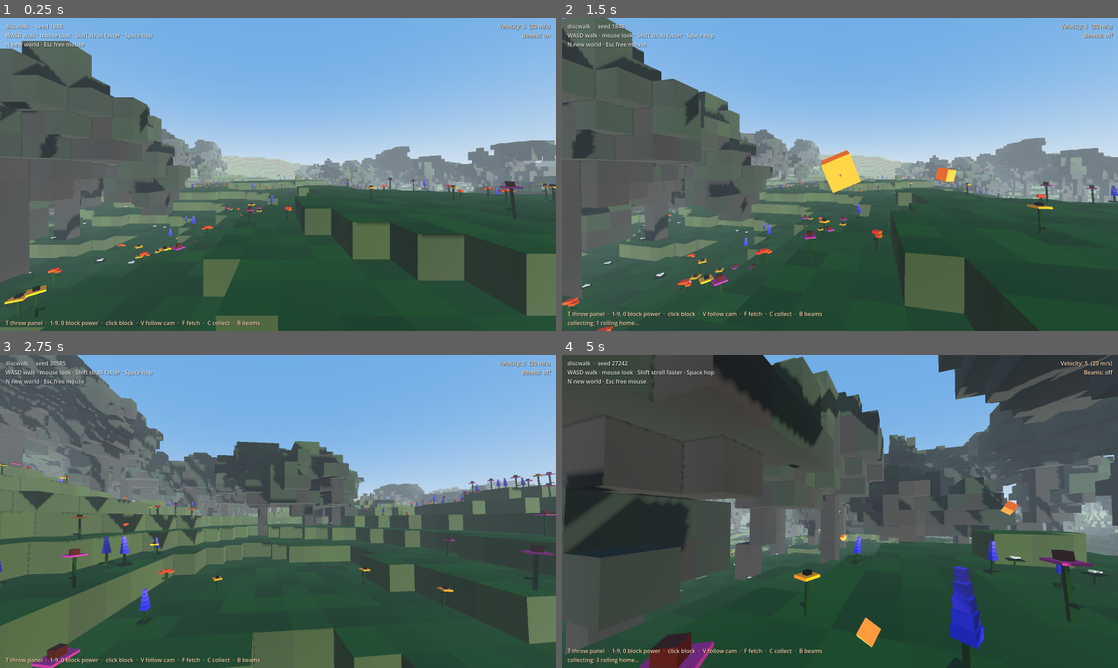
Above: before the commit, frames 1-4 (two rows, left to right).
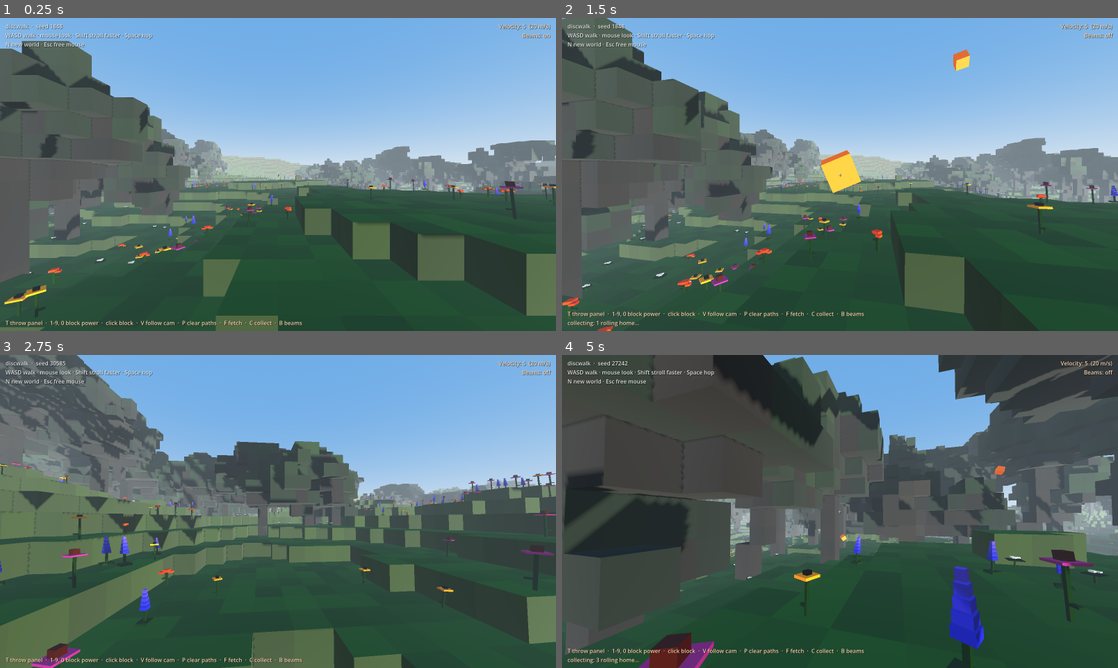
Above: after the commit, the same moments.

Repository: ghukill/discwalk
Game: Godot game, scene res://scenes/main.tscn
The game is run twice, just before and just after one commit, with the same random seed, the same clock (stepped at 60 frames per second) and the same inputs.
Inputs (mouse positions are in pixels of both pictures, inside the frame that each line leads up to):
- Up to frame 1 (0.25 s): no input
- Up to frame 2 (1.5 s): tap Enter at 0.5 s; move the mouse to (867, 174) at 0.52 s; hold B (beams) 0.53-1.28 s; hold W (move_forward) from 0.53 s (still down); click (867, 174) at 0.67 s; tap Space (jump) at 0.77 s; tap C (collect) at 0.8, 1.35 s; move the mouse to (812, 174) at 1.27 s; click (812, 174) at 1.42 s
- Up to frame 3 (2.75 s): keep holding W (move_forward); tap Space (jump) at 1.52 s; tap F (fetch) at 1.55 s; move the mouse to (289, 505) at 2.02 s; hold F (fetch) from 2.03 s (still down); click (289, 505) at 2.17 s; tap N (new_world) at 2.3 s
- Up to frame 4 (5 s): keep holding W (move_forward); move the mouse to (834, 517) at 2.77 s; release F (fetch) at 2.78 s; tap N (new_world) at 2.85 s; click (834, 517) at 2.92 s; tap Space (jump) at 3.02, 3.77, 4.52 s; tap P (clear_paths, bound only after the commit) at 3.05 s; move the mouse to (878, 514) at 3.52 s; hold P (clear_paths, bound only after the commit) 3.53-4.28 s; click (878, 514) at 3.67 s; tap B (beams) at 3.8, 4.35 s; move the mouse to (795, 508) at 4.27 s; click (795, 508) at 4.42 s; tap C (collect) at 4.55 s

The runs differ from the first frame. In frame 1, 0.2% of the frame differs, in the area x 33-55%, y 96-99%; in frame 2, 0.5%; in frame 3, 0.2%; in frame 4, 0.6%, in the area x 27-97%, y 0-96%.

Commit message:
paths: voxel flight trail per throw (P = fall + poof); fix: Jolt physics so discs stop falling through the ground
- paths.gd: every disc throw leaves cubes in its own colour (disc + beam
  match), smaller/dimmer for skips and rolls; kept until P. P lets each cube
  drift down, tumble, and poof (swell, whiten, fade) on the ground or water.
  New world clears instantly. Blocks leave no path.
- Bug fix: with Godot's default physics ~40% of 3 cm discs tunnelled through
  the heightmap on landing. Switched to Jolt (0/48), plus a last-resort
  rescue in disc.gd that pops a disc back above ground if it ever ends up
  under it.
- tools/landing_test.gd (48-disc stress test), tools/paths_shots.gd;
  flight_test checks paths and the P fall/poof.

Diff:
--- a/project.godot
+++ b/project.godot
@@ -18,6 +18,7 @@
 [physics]
 
 common/physics_ticks_per_second=60
+3d/physics_engine="Jolt Physics"
 
 [rendering]
 
--- a/scripts/disc.gd
+++ b/scripts/disc.gd
@@ -173,11 +173,33 @@
 			_in_water = true
 			break
 
+	v = _rescue_if_under(state, v, p, bs)
 	if collecting:
 		v = _roll_home(state, v, p, dt)
 	v = apply_aero(state, v)
 	state.linear_velocity = v
 	max_height = maxf(max_height, p.y - start.y)
+
+
+## Safety net: very rarely (about 1 throw in 50 at fine block sizes, after
+## a slow tumble out of a tree) the physics squeezes a thin disc through the
+## ground collider. If we're clearly below the ground, pop back up onto it.
+var rescues := 0
+func _rescue_if_under(state: PhysicsDirectBodyState3D, v: Vector3, p: Vector3, bs: float) -> Vector3:
+	if p.y > terrain.height_at(p.x, p.z) - bs - 0.3:
+		return v                                   # fine (or on a slope's smooth collider)
+	var q := PhysicsRayQueryParameters3D.create(Vector3(p.x, p.y + 60.0, p.z), Vector3(p.x, p.y - 1.0, p.z))
+	q.exclude = [get_rid()]
+	q.collide_with_areas = false
+	var hit := state.get_space_state().intersect_ray(q)
+	if hit.is_empty() or hit.position.y < p.y + 0.15:
+		return v                                   # nothing above us: not under ground
+	var xf := state.transform
+	xf.origin = hit.position + Vector3.UP * 0.15
+	state.transform = xf
+	state.angular_velocity = Vector3.ZERO
+	rescues += 1
+	return Vector3.ZERO
 
 
 ## Start rolling home to `target` (the player).
--- /dev/null
+++ b/scripts/paths.gd
@@ -0,0 +1,243 @@
+extends Node3D
+## Flight paths: every real disc throw leaves a trail of little voxel cubes
+## hanging in the air where it flew, plus smaller, dimmer cubes along its
+## skips and rolls on the ground. Each throw gets its own colour. Paths stay
+## until you press P or roll a new world. P lets them go gently: every cube
+## drifts down out of the air, tumbling a little, and goes *poof* (swells,
+## pales and fades) when it reaches the ground or the water. Blocks (the
+## orange cannon) don't leave paths.
+##
+## Cubes have no collision (walk through them) and each path is one
+## MultiMeshInstance3D, so even hundreds of throws are cheap.
+
+const AIR_SIZE := 0.08               ## Cube edge in flight (m).
+const GROUND_SIZE := 0.05            ## Cube edge on the ground (m).
+const AIR_SPACING := 0.5             ## A cube every this many metres flown.
+const GROUND_SPACING := 0.25         ## ... and rolled (slower, so closer).
+const GROUND_DIM := 0.5              ## Ground cubes: colour darkened by this.
+const START_CAPACITY := 256
+const FALL_GRAVITY := 3.5            ## m/s^2: a gentle drift, not a drop.
+const FALL_DELAY_MAX := 0.6          ## Cubes let go at slightly different times (s).
+const POOF_TIME := 0.35              ## Swell + fade on landing (s).
+const POOF_SWELL := 1.8              ## Grows to this many times its size.
+
+var _paths: Array = []               ## {disc, mmi, color, last, count, air, ground, points, colors}
+var _hue := 0.07                     ## Next colour (golden-ratio hue walk).
+var _box: BoxMesh
+var _material: StandardMaterial3D
+var _fade_material: StandardMaterial3D
+var _falling: Array = []             ## {mmi, n, pos, vel, delay, size, color, axis, angle, spin, ground, poof}
+var _rng := RandomNumberGenerator.new()
+var terrain: Node3D                  ## For where "the ground" is when cubes fall.
+
+
+func _ready() -> void:
+	top_level = true
+	_box = BoxMesh.new()
+	_box.size = Vector3.ONE           # scaled per instance
+	_material = StandardMaterial3D.new()
+	_material.shading_mode = BaseMaterial3D.SHADING_MODE_UNSHADED
+	_material.vertex_color_use_as_albedo = true
+	_material.vertex_color_is_srgb = true   # true colours (not washed out)
+	_material.disable_fog = true            # stay vivid far down the fairway
+	_box.material = _material
+	_fade_material = _material.duplicate()
+	_fade_material.transparency = BaseMaterial3D.TRANSPARENCY_ALPHA
+	_rng.randomize()
+
+
+## A fresh colour for the next throw: bright, and far from the last few.
+func next_color() -> Color:
+	var c := Color.from_hsv(_hue, 0.85, 1.0)
+	_hue = fposmod(_hue + 0.618034, 1.0)
+	return c
+
+
+## Starts recording `disc` (a flying_disc.gd) in `color`.
+func track(disc: Node3D, color: Color) -> void:
+	var mm := MultiMesh.new()
+	mm.transform_format = MultiMesh.TRANSFORM_3D
+	mm.use_colors = true
+	mm.mesh = _box
+	mm.instance_count = START_CAPACITY
+	mm.visible_instance_count = 0
+	var mmi := MultiMeshInstance3D.new()
+	mmi.multimesh = mm
+	mmi.cast_shadow = GeometryInstance3D.SHADOW_CASTING_SETTING_OFF
+	add_child(mmi)
+	var path := {"disc": disc, "mmi": mmi, "color": color, "count": 0,
+		"air": 0, "ground": 0, "last": disc.global_position,
+		"points": PackedVector3Array(), "sizes": PackedFloat32Array(), "colors": PackedColorArray()}
+	_paths.append(path)
+	_add(path, disc.global_position, true)
+
+
+## How many paths there are (including any still being drawn).
+func count() -> int:
+	return _paths.size()
+
+
+## Removes every path. gently = true (P): the cubes fall and poof. false
+## (new world): they just vanish, since the ground under them is gone.
+func clear(gently := false) -> void:
+	for p in _paths:
+		if gently and p.count > 0:
+			_let_go(p)
+		else:
+			p.mmi.queue_free()
+	_paths.clear()
+	if not gently:
+		for f in _falling:
+			f.mmi.queue_free()
+		_falling.clear()
+
+
+## Cubes still falling or poofing (0 when the show's over).
+func fading() -> int:
+	var n := 0
+	for f in _falling:
+		n += f.n
+	return n
+
+
+func _let_go(p: Dictionary) -> void:
+	var n: int = p.count
+	var f := {"mmi": p.mmi, "n": n, "pos": p.points.duplicate(), "size": p.sizes,
+		"color": p.colors, "vel": PackedVector3Array(), "delay": PackedFloat32Array(),
+		"axis": PackedVector3Array(), "angle": PackedFloat32Array(), "spin": PackedFloat32Array(),
+		"ground": PackedFloat32Array(), "poof": PackedFloat32Array(), "left": n}
+	f.vel.resize(n)
+	f.delay.resize(n)
+	f.axis.resize(n)
+	f.angle.resize(n)
+	f.spin.resize(n)
+	f.ground.resize(n)
+	f.poof.resize(n)
+	for i in n:
+		var at: Vector3 = f.pos[i]
+		# A breath of sideways drift, like leaves.
+		f.vel[i] = Vector3(_rng.randf_range(-0.4, 0.4), _rng.randf_range(0.0, 0.6), _rng.randf_range(-0.4, 0.4))
+		f.delay[i] = _rng.randf() * FALL_DELAY_MAX
+		f.axis[i] = Vector3(_rng.randf_range(-1, 1), _rng.randf_range(-1, 1), _rng.randf_range(-1, 1)).normalized()
+		f.spin[i] = _rng.randf_range(1.5, 5.0)
+		f.ground[i] = _floor_at(at)
+		f.poof[i] = -1.0                       # not poofing yet
+	p.mmi.material_override = _fade_material
+	_falling.append(f)
+
+
+## Where a falling cube stops: the ground, or the water surface over a lake.
+func _floor_at(at: Vector3) -> float:
+	if terrain == null:
+		return at.y - 50.0
+	var y: float = terrain.height_at(at.x, at.z)
+	for lake: Dictionary in terrain.lakes:
+		if Vector2(at.x, at.z).distance_to(lake.center) < lake.radius:
+			y = maxf(y, lake.water_y)
+	return minf(y, at.y)
+
+
+func _process(delta: float) -> void:
+	for f in _falling:
+		_fall_step(f, delta)
+	for i in range(_falling.size() - 1, -1, -1):
+		if _falling[i].left <= 0:
+			_falling[i].mmi.queue_free()
+			_falling.remove_at(i)
+
+
+func _fall_step(f: Dictionary, dt: float) -> void:
+	var mm: MultiMesh = f.mmi.multimesh
+	for i in f.n:
+		var poof: float = f.poof[i]
+		if poof >= POOF_TIME:
+			continue                                # long gone
+		var size: float = f.size[i]
+		var c: Color = f.color[i]
+		var at: Vector3 = f.pos[i]
+		if poof >= 0.0:
+			poof += dt
+			f.poof[i] = poof
+			var k := clampf(poof / POOF_TIME, 0.0, 1.0)
+			if k >= 1.0:
+				f.left -= 1
+				mm.set_instance_transform(i, Transform3D(Basis().scaled(Vector3.ZERO), at))
+				continue
+			var e := 1.0 - (1.0 - k) * (1.0 - k)    # ease out
+			var basis := Basis(f.axis[i], f.angle[i]).scaled(Vector3.ONE * size * lerpf(1.0, POOF_SWELL, e))
+			mm.set_instance_transform(i, Transform3D(basis, at))
+			mm.set_instance_color(i, Color(c.lerp(Color.WHITE, 0.6 * e), 1.0 - e))
+			continue
+		if f.delay[i] > 0.0:
+			f.delay[i] -= dt
+			continue
+		var v: Vector3 = f.vel[i]
+		v.y -= FALL_GRAVITY * dt
+		v *= 1.0 - 0.6 * dt                         # air: keeps it floaty
+		at += v * dt
+		f.vel[i] = v
+		f.angle[i] += f.spin[i] * dt
+		var ground: float = f.ground[i] + size * 0.5
+		if at.y <= ground:
+			at.y = ground
+			f.poof[i] = 0.0
+		f.pos[i] = at
+		mm.set_instance_transform(i, Transform3D(Basis(f.axis[i], f.angle[i]).scaled(Vector3.ONE * size), at))
+
+
+func _physics_process(_delta: float) -> void:
+	for p in _paths:
+		var d = p.disc
+		if d == null:
+			continue
+		if not is_instance_valid(d) or d.resting or d.collecting:
+			p.disc = null                 # done: the path stays, recording stops
+			continue
+		var pos: Vector3 = d.global_position
+		var air: bool = d.flying
+		var spacing := AIR_SPACING if air else GROUND_SPACING
+		var gap: float = pos.distance_to(p.last)
+		if gap < spacing:
+			continue
+		# Fill in evenly if it moved more than one spacing this tick.
+		var steps := int(gap / spacing)
+		var from: Vector3 = p.last
+		for i in range(1, steps + 1):
+			_add(p, from.lerp(pos, float(i) * spacing / gap), air)
+
+
+func _add(p: Dictionary, at: Vector3, air: bool) -> void:
+	var size := AIR_SIZE if air else GROUND_SIZE
+	var c: Color = p.color if air else p.color.darkened(GROUND_DIM)
+	p.points.append(at)
+	p.sizes.append(size)
+	p.colors.append(c)
+	var mm: MultiMesh = p.mmi.multimesh
+	var n: int = p.count
+	if n >= mm.instance_count:
+		_grow(p)
+	_put(mm, n, at, size, c)
+	p.count = n + 1
+	mm.visible_instance_count = p.count
+	p.last = at
+	if air:
+		p.air += 1
+	else:
+		p.ground += 1
+
+
+static func _put(mm: MultiMesh, i: int, at: Vector3, size: float, c: Color) -> void:
+	mm.set_instance_transform(i, Transform3D(Basis().scaled(Vector3.ONE * size), at))
+	mm.set_instance_color(i, c)
+
+
+## MultiMesh can't grow in place: resize (which wipes it) and refill from the
+## path's own copy of its points.
+static func _grow(p: Dictionary) -> void:
+	var mm: MultiMesh = p.mmi.multimesh
+	var n: int = p.count
+	mm.visible_instance_count = -1
+	mm.instance_count = maxi(n * 2, START_CAPACITY)
+	for i in n:
+		_put(mm, i, p.points[i], p.sizes[i], p.colors[i])
+	mm.visible_instance_count = n
--- a/scripts/player.gd
+++ b/scripts/player.gd
@@ -119,6 +119,7 @@
 		"beams": [KEY_B],
 		"collect": [KEY_C],
 		"follow_cam": [KEY_V],
+		"clear_paths": [KEY_P],
 		"throw_1": [KEY_1, KEY_KP_1], "throw_2": [KEY_2, KEY_KP_2],
 		"throw_3": [KEY_3, KEY_KP_3], "throw_4": [KEY_4, KEY_KP_4],
 		"throw_5": [KEY_5, KEY_KP_5], "throw_6": [KEY_6, KEY_KP_6],
--- a/scripts/thrower.gd
+++ b/scripts/thrower.gd
@@ -10,6 +10,9 @@
 ##            take over its speed and direction and fly on with it.
 ##   V        follow cam: chase your last disc until it fully stops (V again
 ##            to come back early)
+##   P        clear all flight paths (every disc throw leaves one: bright
+##            cubes in the air, dimmer ones for skips and rolls). They drift
+##            down and go poof on the ground.
 ##   B        toggle the beams of light over resting discs
 ##   C        collect: every disc rolls home to you, building up speed
 ##
@@ -21,6 +24,7 @@
 const DiscModel := preload("res://scripts/disc_model.gd")
 const ThrowPanel := preload("res://scripts/throw_panel.gd")
 const FollowCam := preload("res://scripts/follow_cam.gd")
+const Paths := preload("res://scripts/paths.gd")
 
 @export var speed_per_level := 4.0
 @export var max_discs := 12          ## Older discs are cleared away.
@@ -33,6 +37,7 @@
 var hud: CanvasLayer                     ## Where the throw panel goes.
 var panel: PanelContainer
 var follow_cam: Camera3D
+var paths: Node3D
 var disc_models: Array = []
 
 var power := 5
@@ -58,6 +63,10 @@
 	follow_cam.player_camera = camera
 	add_child(follow_cam)
 	follow_cam.ended.connect(_update_label)
+	paths = Paths.new()
+	paths.name = "Paths"
+	paths.terrain = terrain
+	add_child(paths)
 	_update_label()
 
 
@@ -70,6 +79,10 @@
 			return
 	if event.is_action_pressed("fetch"):
 		fetch()
+		get_viewport().set_input_as_handled()
+	elif event.is_action_pressed("clear_paths"):
+		paths.clear(true)
+		_update_label()
 		get_viewport().set_input_as_handled()
 	elif event.is_action_pressed("follow_cam"):
 		toggle_follow()
@@ -134,11 +147,12 @@
 	disc.name = "FlyingDisc"
 	disc.terrain = terrain
 	disc.model = p.disc
-	disc.color = Color(0.2, 0.75, 1.0) if p.disc.id != "cd1" else Color(0.95, 0.3, 0.75)
+	disc.color = paths.next_color()      # disc, beam and path share a colour
 	disc.beam_on = beams
 	get_parent().add_child(disc)
 	disc.add_collision_exception_with(player)
 	disc.launch_disc(origin, ls[0] + Vector3(player.velocity.x, 0, player.velocity.z), ls[1], p.spin, hand)
+	paths.track(disc, disc.color)
 	disc.came_to_rest.connect(_on_rest)
 	disc.tree_exited.connect(func() -> void: discs.erase(disc))
 	discs.append(disc)
@@ -209,6 +223,7 @@
 
 func clear() -> void:
 	follow_cam.stop()
+	paths.clear()
 	for d in discs:
 		if is_instance_valid(d):
 			d.queue_free()
@@ -262,7 +277,7 @@
 	if status_label != null:
 		status_label.text = "Velocity: %d  (%d m/s)\nBeams: %s" % [
 			power, int(power * speed_per_level), "on" if beams else "off"]
-	var lines := ["T throw panel  ·  1-9, 0 block power  ·  click block  ·  V follow cam  ·  F fetch  ·  C collect  ·  B beams"]
+	var lines := ["T throw panel  ·  1-9, 0 block power  ·  click block  ·  V follow cam  ·  P clear paths  ·  F fetch  ·  C collect  ·  B beams"]
 	if follow_cam != null and follow_cam.active():
 		lines[0] = "following your disc  ·  V to come back"
 	if _flying_text != "":
--- a/tools/flight_test.gd
+++ b/tools/flight_test.gd
@@ -166,6 +166,23 @@
 		checks.append(["world throw exists", false])
 	var fc: Camera3D = _main.thrower.follow_cam
 	var back_home: bool = not fc.active() and _main.get_node("Player/Head/Camera3D").current
+	var paths = _main.thrower.paths
+	var pd: Dictionary = paths._paths[0] if paths.count() > 0 else {}
+	var air: int = pd.get("air", 0)
+	var ground: int = pd.get("ground", 0)
+	var expect_air := int(wd.flight_dist / paths.AIR_SPACING) if is_instance_valid(wd) else 0
+	checks.append(["path: %d air cubes (expect ~%d), %d ground cubes, colour = disc colour" % [
+		air, expect_air, ground],
+		paths.count() == 1 and air >= expect_air * 0.9 and ground > 0 \
+		and is_instance_valid(wd) and pd.color == wd.color])
+	var block = _main.thrower.throw(5)
+	checks.append(["blocks leave no path", paths.count() == 1 and is_instance_valid(block)])
+	paths.clear(true)                                   # P
+	var falling: int = paths.fading()
+	for i in 200:                                       # 10 s of falling, 20 fps
+		paths._process(0.05)
+	checks.append(["P clears paths: %d cubes fall + poof, then gone (%d left)" % [falling, paths.fading()],
+		paths.count() == 0 and falling == air + ground and paths.fading() == 0])
 	checks.append(["follow cam (V) chases the disc (%d frames, max %.1f m away), hands back at rest" % [
 		_follow_seen, _follow_far], _follow_seen > 60 and _follow_far < 8.0 and back_home])
 	for ch in checks:
@@ -182,6 +199,8 @@
 var block_size := 1.0
 var lakes: Array = []
 var flora := Flora.new()
+func height_at(_x: float, _z: float) -> float:
+	return 0.0
 class Flora:
 	func voxel_at(_c: Vector3i) -> int:
 		return 0
--- /dev/null
+++ b/tools/landing_test.gd
@@ -0,0 +1,77 @@
+extends SceneTree
+## Headless landing stress test: 48 real discs thrown from spawn all round
+## the compass (every disc, mixed speeds, angles, hyzer/anhyzer). Fails if
+## any ends up under the terrain or falls out of the world. (Before Jolt,
+## ~40% of thin discs tunnelled through the heightmap on landing.)
+##
+##   godot --headless --path . --script res://tools/landing_test.gd [-- --block-size=0.5]
+
+var _main: Node
+var _f := 0
+var _discs: Array = []
+var _bad := {}
+var _last_seen := {}
+
+
+func _initialize() -> void:
+	_main = load("res://scenes/main.tscn").instantiate()
+	root.add_child(_main)
+
+
+func _collision_height(at: Vector3) -> float:
+	var space: PhysicsDirectSpaceState3D = _main.get_world_3d().direct_space_state
+	var q := PhysicsRayQueryParameters3D.create(Vector3(at.x, 200.0, at.z), Vector3(at.x, -50.0, at.z))
+	q.exclude = _discs.filter(func(x) -> bool: return is_instance_valid(x)).map(func(x) -> RID: return x.get_rid())
+	q.exclude.append(_main.get_node("Player").get_rid())
+	var r := space.intersect_ray(q)
+	return r.position.y if not r.is_empty() else -1e9
+
+
+func _process(_d: float) -> bool:
+	_f += 1
+	var th = _main.thrower
+	th.max_discs = 1000
+	if _f >= 10 and _f < 10 + 48 * 3 and (_f - 10) % 3 == 0:
+		var k := (_f - 10) / 3
+		_main.get_node("Player").rotation.y = TAU * k / 48.0
+		var p: Dictionary = th.panel.params()
+		p.disc = th.disc_models[k % th.disc_models.size()]
+		p.speed = 14.0 + (k % 5) * 3.0
+		p.pitch = 6.0 + (k % 3) * 5.0
+		p.roll = -20.0 + (k % 7) * 7.0
+		p.spin = 5.2 * p.speed
+		_discs.append(th.throw_disc(p))
+	for i in _discs.size():
+		var d = _discs[i]
+		if not is_instance_valid(d):
+			if not _bad.has(i):
+				_bad[i] = "lost (last seen %s)" % _last_seen.get(i, "?")
+			continue
+		_last_seen[i] = "%s v=%s flying=%s landed_by=%s ground=%.2f" % [d.global_position, d.linear_velocity, d.flying, d.landed_by, _collision_height(d.global_position)]
+		# Compare with the COLLISION surface (smooth heightmap through the block
+		# centres), not the block tops: on a slope the two differ by up to a
+		# block. A disc is "under" if it's a disc-width below what a ray from
+		# the sky hits first (ignoring discs).
+		var gy := _collision_height(d.global_position)
+		# (A frame or two below before the rescue in disc.gd kicks in is fine;
+		# ending up there, or lost, is not.)
+		if _f > 60 * 24 and d.global_position.y < gy - 0.25 and not d.splashed:
+			if not _bad.has(i):
+				_bad[i] = "under at frame %d: %s" % [_f, _last_seen[i]]
+	if _f > 60 * 25:
+		# Where did the "under" ones end up?
+		for i in _bad:
+			var d = _discs[i]
+			if is_instance_valid(d):
+				_bad[i] += "  -> END %s ground=%.2f resting=%s" % [d.global_position, _collision_height(d.global_position), d.resting]
+		var rescued := 0
+		for d in _discs:
+			if is_instance_valid(d):
+				rescued += d.rescues
+		print("LANDING rescued (popped back above ground): %d" % rescued)
+		var ok := _bad.is_empty()
+		print("LANDING %d discs, %d under the ground or lost %s" % [_discs.size(), _bad.size(), _bad])
+		print("LANDING " + ("PASS" if ok else "FAIL"))
+		quit(0 if ok else 1)
+		return true
+	return false
--- /dev/null
+++ b/tools/paths_shots.gd
@@ -0,0 +1,96 @@
+extends SceneTree
+## Screenshots of flight paths (needs a display): three throws (dd2 hyzer,
+## cd1 flat, cd5 anhyzer) seen from behind the tee and from the side, then
+## P mid-fall and just after.
+##
+##   godot --path . --resolution 1280x720 --script res://tools/paths_shots.gd -- <out_dir>
+
+var _main: Node
+var _out := "/tmp/paths_shots"
+var _f := 0
+var _discs: Array = []
+var _done := false
+const THROWS := [[24.0, 12.0, 10.0, "dd2"], [18.0, 8.0, 0.0, "cd1"], [20.0, 10.0, -10.0, "cd5"]]
+
+
+func _initialize() -> void:
+	var args := OS.get_cmdline_user_args()
+	if args.size() > 0 and not args[0].begins_with("--"):
+		_out = args[0]
+	DirAccess.make_dir_recursive_absolute(_out)
+	_main = load("res://scenes/main.tscn").instantiate()
+	root.add_child(_main)
+
+
+func _process(_d: float) -> bool:
+	_f += 1
+	if _done:
+		return false
+	var th = _main.thrower
+	var k := [10, 70, 130].find(_f)
+	if k >= 0:
+		Input.mouse_mode = Input.MOUSE_MODE_VISIBLE
+		var s: Array = THROWS[k]
+		var p: Dictionary = th.panel.params()
+		p.speed = s[0]
+		p.pitch = s[1]
+		p.roll = s[2]
+		p.spin = 5.2 * s[0]
+		for m in th.disc_models:
+			if m.id == s[3]:
+				p.disc = m
+		_discs.append(th.throw_disc(p))
+	if _f > 140 and _discs.all(func(d) -> bool: return is_instance_valid(d) and d.resting):
+		_done = true
+		_shoot()
+	if _f > 60 * 40:
+		quit(1)
+	return false
+
+
+func _grab(name: String) -> void:
+	var path := "%s/%s.png" % [_out, name]
+	root.get_viewport().get_texture().get_image().save_png(path)
+	print("SHOT ", path)
+
+
+func _shoot() -> void:
+	var th = _main.thrower
+	var t = _main.get_node("Terrain")
+	var start: Vector3 = _discs[0].start
+	var end: Vector3 = _discs[0].global_position
+	var mid := (start + end) / 2.0
+	var dir := ((end - start) * Vector3(1, 0, 1)).normalized()
+	var side := dir.cross(Vector3.UP)
+	var cam := Camera3D.new()
+	cam.far = 500
+	cam.fov = 70
+	root.add_child(cam)
+	cam.current = true
+	cam.global_position = start - dir * 5.0 + Vector3(0, 4, 0)
+	cam.look_at(mid + Vector3(0, 1, 0), Vector3.UP)
+	await _frames(15)
+	_grab("1_behind")
+	var cp := mid + side * 30.0
+	cp.y = maxf(t.height_at(cp.x, cp.z), mid.y) + 5.0
+	cam.global_position = cp
+	cam.look_at(mid + Vector3(0, 2, 0), Vector3.UP)
+	await _frames(15)
+	_grab("2_side")
+	cam.global_position = start - dir * 3.0 + side * 2.0 + Vector3(0, 2.5, 0)
+	cam.look_at(start + dir * 12.0 + Vector3(0, 1.5, 0), Vector3.UP)
+	await _frames(10)
+	_grab("3_close")
+	th.paths.clear(true)                      # P
+	await _frames(40)
+	_grab("4_falling")
+	await _frames(55)
+	_grab("5_poof")
+	await _frames(120)
+	_grab("6_gone")
+	quit()
+
+
+func _frames(n: int) -> void:
+	for i in n:
+		await process_frame
Not shown, changed: docs/ARCHITECTURE.md
Not shown, changed: docs/CONFIG.md
Not shown, changed: docs/DEVELOPMENT.md
